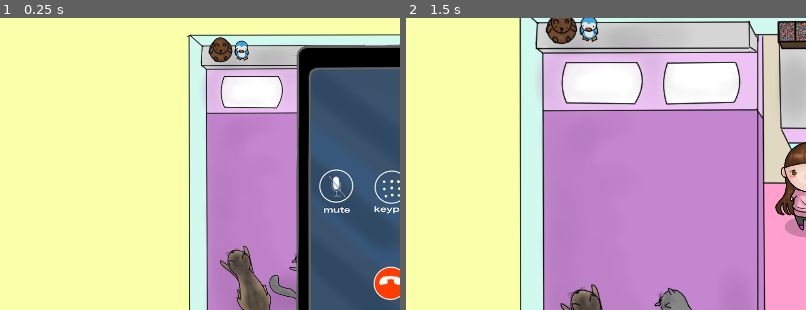
Above: before the commit, frames 1-2 (left to right).
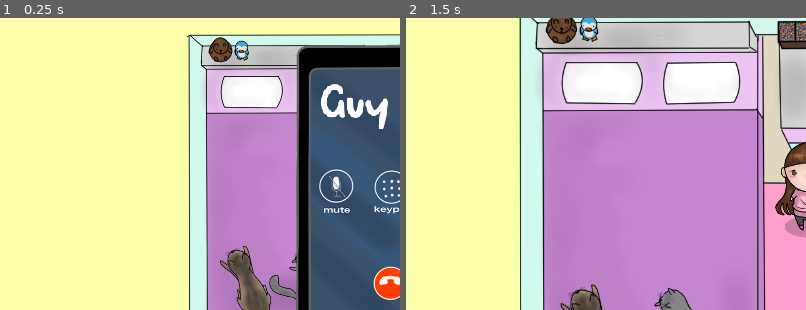
Above: after the commit, the same moments.

Repository: A-Walrus/Jessy
Game: Godot game, scene res://Scenes/BotherPeople.tscn
Same seed, same stepped clock (60 frames per second), same inputs: the game is played once before the commit and once after it. This scene is started directly instead of the project's main scene. Sound files missing from this copy of the repository are replaced by a short silence.
Inputs (mouse positions are % of the whole screen's width and height, from its top left):
- Up to frame 1 (0.25 s): no input
- Up to frame 2 (1.5 s): click "Room" at 0.5 s; click (4, 6) at 1.25 s
The pictures show only the part of the screen within x 0-50%, y 21-71%; the shares and areas given below are measured in that part.

The runs differ from the first frame. In frame 1, 0.9% of the frame differs, in the area x 80-97%, y 22-39%; in frame 2, nothing differs.

Commit message:
added Arad and Guy voice

Diff:
--- a/Jessy/Scenes/BotherPeople.tscn
+++ b/Jessy/Scenes/BotherPeople.tscn
@@ -1,11 +1,12 @@
-[gd_scene load_steps=9 format=2]
+[gd_scene load_steps=10 format=2]
 
 [ext_resource path="res://Camera2D.tscn" type="PackedScene" id=1]
 [ext_resource path="res://Art/Temp/JESSY.ROOM.png" type="Texture" id=2]
 [ext_resource path="res://Scenes/room_button.tscn" type="PackedScene" id=3]
 [ext_resource path="res://Art/Temp/phone_call/JESSY.PHONE.CALLLL.png" type="Texture" id=4]
 [ext_resource path="res://Scripts/Label.gd" type="Script" id=5]
-[ext_resource path="res://Audio/Music/Patricia Taxxon - Dandelion.ogg" type="AudioStream" id=6]
+[ext_resource path="res://Audio/phone/ARAD_VOICE.wav" type="AudioStream" id=6]
+[ext_resource path="res://Audio/phone/Guy.wav" type="AudioStream" id=7]
 
 [sub_resource type="DynamicFontData" id=1]
 font_path = "res://goldie_boxing/Goldie Boxing.ttf"
@@ -46,10 +47,12 @@
 "_edit_use_anchors_": false
 }
 a = {
-"Arad": ExtResource( 6 )
+"Arad": ExtResource( 6 ),
+"Guy": ExtResource( 7 )
 }
 
 [node name="AudioStreamPlayer" type="AudioStreamPlayer" parent="Label"]
+volume_db = 7.799
 
 [node name="CanvasLayer" type="CanvasLayer" parent="."]
 
--- a/Jessy/Scripts/Globals.gd
+++ b/Jessy/Scripts/Globals.gd
@@ -1,6 +1,6 @@
 extends Node
 
-var nameCall=""
+var nameCall="Guy"
 
 var random = ""
 
Not shown, added: Jessy/Audio/phone/ARAD_VOICE.wav.import
Not shown, added: Jessy/Audio/phone/Guy.wav.import
Not shown, added: Jessy/Audio/phone/ARAD_VOICE.wav
Not shown, added: Jessy/Audio/phone/Guy.wav
